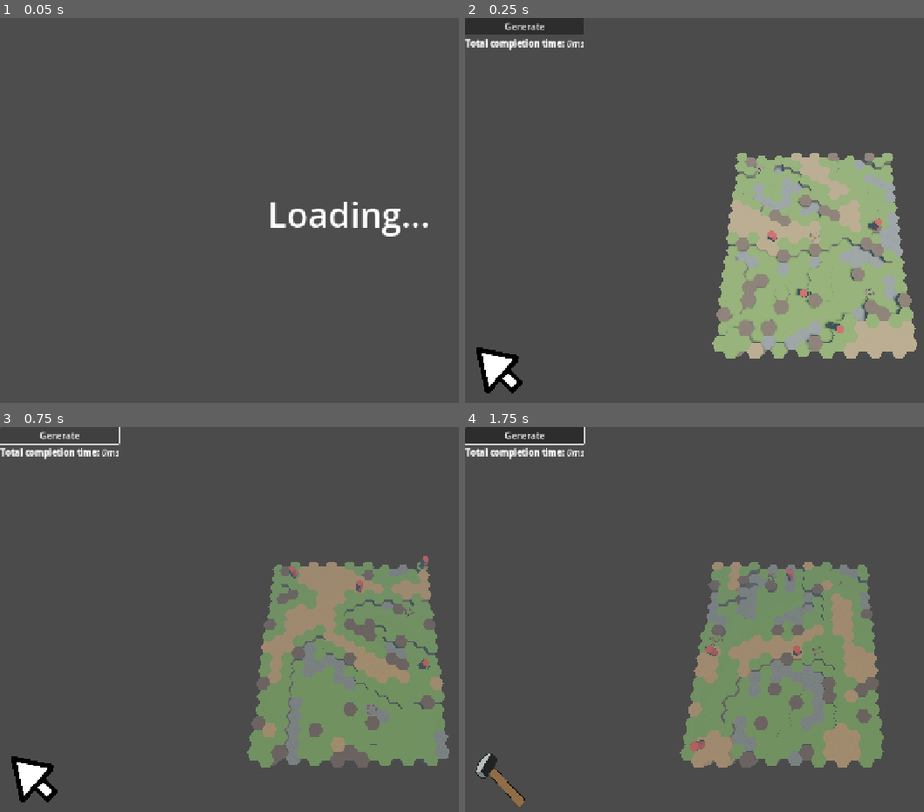
Above: before the commit, frames 1-4 (two rows, left to right).
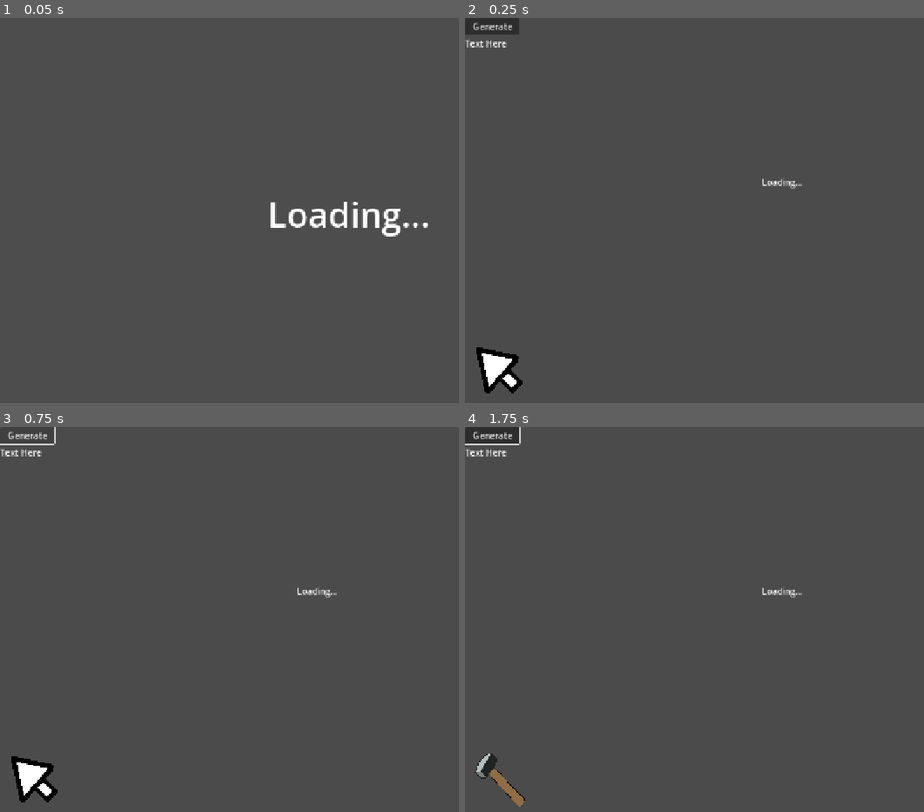
Above: after the commit, the same moments.

Repository: nornaro/VoxelsBeta
Game: Godot game, scene res://scenes/loading_scene.tscn
Same seed, same stepped clock (60 frames per second), same inputs: the game is played once before the commit and once after it.
Inputs (mouse positions are in pixels of both pictures, inside the frame that each line leads up to):
- Up to frame 1 (0.05 s): no input
- Up to frame 2 (0.25 s): no input
- Up to frame 3 (0.75 s): click "Generate" at 0.5 s
- Up to frame 4 (1.75 s): tap Enter at 1.25 s; move the mouse to (outside the picture) at 1.27 s; hold D (MoveRight) from 1.28 s (still down); tap 2 (Build) at 1.35 s; click (outside the picture) at 1.42 s

Frame 1 is identical in both runs. In frame 2, 21% of the frame differs, in the area x 0-99%, y 0-89%; in frame 3, 20%; in frame 4, 21%, in the area x 0-92%, y 0-89%.
Error after the commit: Parse Error: Invalid index type "Vector2i" for a base of type "Dictionary[Vector3i, Voxel]". (res://scripts/pathfinder.gd:35)

Commit message:
improved neighbor finding
Planar neighbor search

Diff:
--- a/scripts/Global/world.gd
+++ b/scripts/Global/world.gd
@@ -1,35 +1,38 @@
 extends Node
 
-#var map : Array[Voxel]
-var map_as_dict : Dictionary[Vector2i, Voxel] = {}
-var top_layer_voxels : Array[Voxel]
+var map_as_dict : Dictionary[Vector3i, Voxel] = {}
 var is_map_staggered = false
 var world_settings : GenerationSettings
 var noise_range : Vector2
 
-#var neighbor_positions = HEXAGONAL_NEIGHBOR_DIRECTIONS
 
 ## Construct a dictionary for our 2d top layer of voxels
 func set_map(voxels):
 	map_as_dict.clear()
 	for voxel : Voxel in voxels:
-		map_as_dict[Vector2i(voxel.grid_position_xz.x, voxel.grid_position_xz.y)] = voxel
+		map_as_dict[Vector3i(voxel.grid_position_xyz)] = voxel
+
 
 func clear_map():
 	map_as_dict.clear()
-	top_layer_voxels.clear()
 
-## Handy function for finding all neigbors of a tile
-#func get_tile_neighbors(tile : Tile) -> Array[Tile]:
-	#var neighbors : Array[Tile] = []
-	#if is_map_staggered:
-		#if tile.pos_data.grid_position.x % 2 == 0:
-			#neighbor_positions = NEIGHBOR_DIRECTIONS_EVEN
-		#else:
-			#neighbor_positions = NEIGHBOR_DIRECTIONS_ODD
-			#
-	#for direction in neighbor_positions:
-		#var neighbor_coords = Vector2(tile.pos_data.grid_position.x + int(direction.x), tile.pos_data.grid_position.y + int(direction.y))
-		#if neighbor_coords in map_as_dict:
-			#neighbors.append(map_as_dict[neighbor_coords])
-	#return neighbors
+
+## Handy function for finding all neigbors of a voxel
+func get_tile_neighbors_planar(voxel : Voxel) -> Array[Voxel]:
+	var neighbors : Array[Voxel] = []
+	var neighbor_positions = VoxelData.HEXAGONAL_NEIGHBOR_DIRECTIONS
+	if is_map_staggered:
+		if voxel.grid_position_xz.x % 2 == 0:
+			neighbor_positions = VoxelData.NEIGHBOR_DIRECTIONS_EVEN
+		else:
+			neighbor_positions = VoxelData.NEIGHBOR_DIRECTIONS_ODD
+
+	for direction in neighbor_positions:
+		var neighbor_coords = Vector3i(
+			voxel.grid_position_xz.x + int(direction.x), #x + dir
+			 int(voxel.grid_position_xyz.y), # same y
+			 voxel.grid_position_xz.y + int(direction.y)) #z + dir
+
+		if neighbor_coords in map_as_dict:
+			neighbors.append(map_as_dict[neighbor_coords])
+	return neighbors
